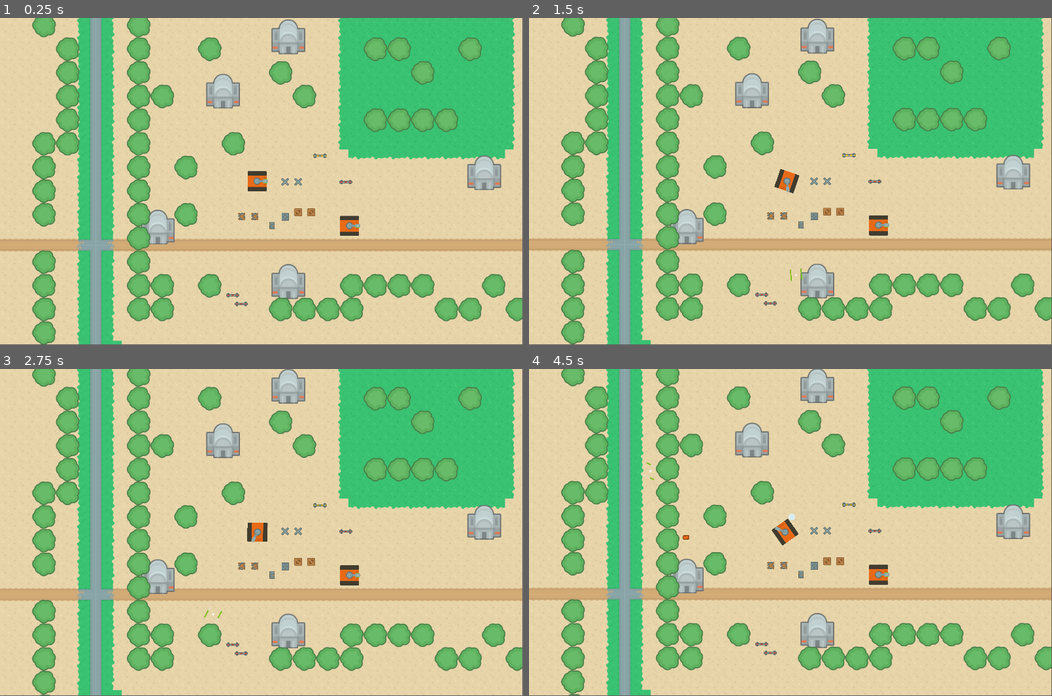
Above: before the commit, frames 1-4 (two rows, left to right).
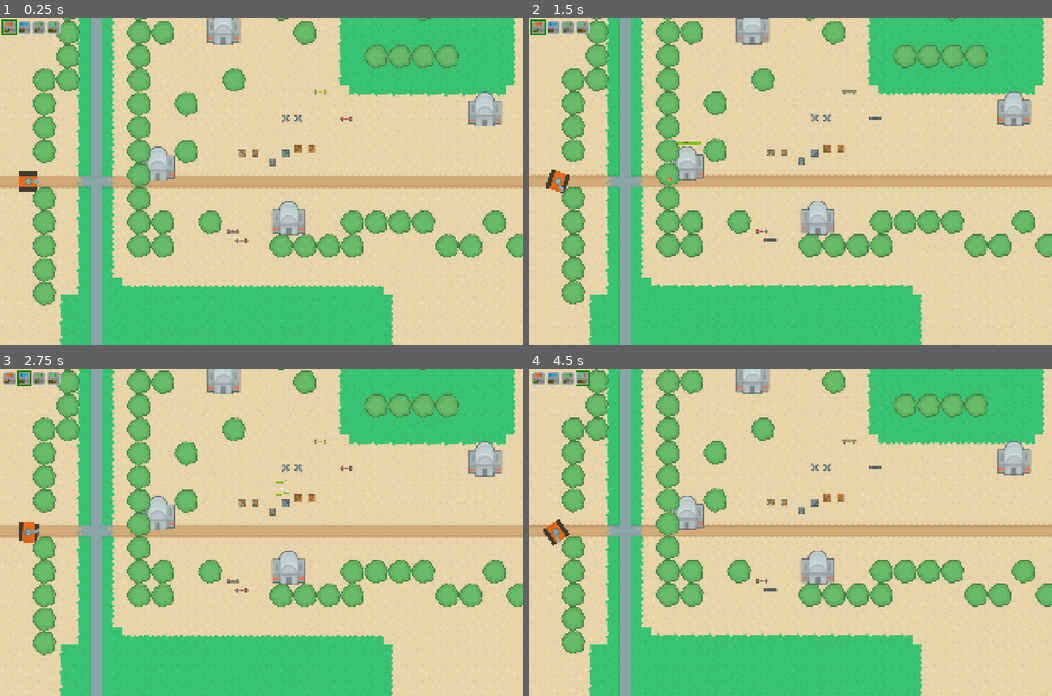
Above: after the commit, the same moments.

Repository: KakCmambnporpawwucmow/tanks_kidz
Game: Godot game, scene res://layers/test.tscn
The game is run twice, just before and just after one commit, with the same random seed, the same clock (stepped at 60 frames per second) and the same inputs.
Inputs (mouse positions are in pixels of both pictures, inside the frame that each line leads up to):
- Up to frame 1 (0.25 s): no input
- Up to frame 2 (1.5 s): tap Enter at 0.5 s; move the mouse to (905, 165) at 0.52 s; press the mouse at (905, 165) at 0.53 s; hold D (rotate_right) from 0.53 s (still down); tap W (move_forward) at 0.77 s; move the mouse to (685, 197) at 1.27 s; release the mouse at (685, 197) at 1.28 s; tap E (ammo_ap) at 1.35 s
- Up to frame 3 (2.75 s): tap W (move_forward) at 1.52 s; click (156, 548) at 1.55 s; move the mouse to (313, 460) at 2.02 s; release D (rotate_right) at 2.03 s; hold A (rotate_left) from 2.03 s (still down); hold R (ammo_he) from 2.03 s (still down); click (313, 460) at 2.3 s
- Up to frame 4 (4.5 s): move the mouse to (764, 597) at 2.77 s; release A (rotate_left) at 2.78 s; release R (ammo_he) at 2.78 s; hold D (rotate_right) 2.78-4.28 s; tap F (ammo_heat) at 2.85 s; tap W (move_forward) at 3.02, 3.77 s; click (764, 597) at 3.05 s; move the mouse to (947, 581) at 3.52 s; hold C (ammo_missile) 3.53-4.28 s; click (947, 581) at 3.8 s; move the mouse to (633, 483) at 4.27 s; hold A (rotate_left) from 4.28 s (still down); click (633, 483) at 4.35 s
In our replay, the window is 799x499 before the commit and 800x500 after it. These sizes can differ from the game's own. Grey fills any space a smaller window leaves; there, only what the larger window draws over its background counts as a difference.

The runs differ from the first frame. In frame 1, 43% of the frame differs, in the area x 0-100%, y 0-100%; in frame 2, 43%; in frame 3, 43%; in frame 4, 43%.
Error before the commit: Attempt to call function 'set_ammo_type' in base 'null instance' on a null instance. (res://entities/tanks/base/tank.gd:33)

Commit message:
UPDATE
Индикация снарядов перенесена из танка в HUD. Добавлен перевод.

Diff:
--- /dev/null
+++ b/entities/misc/ammo_st.gd
@@ -0,0 +1,26 @@
+@tool
+
+extends Panel
+class_name AmmoState
+
+@export var texture:Texture2D = null:
+	set(value):
+		texture = value
+		$MarginContainer/VBoxContainer/view.texture = value
+
+@export var title:String = "?":
+	set(value):
+		title = value
+		$MarginContainer/VBoxContainer/HBoxContainer/title.text = tr(value)
+
+@export var count:int = 0:
+	set(value):
+		count = value
+		$MarginContainer/VBoxContainer/HBoxContainer/count.text = str(count)
+
+@export var bold_state:bool = false:
+	set(value):
+		bold_state = value
+		$bold.visible = bold_state
+
+@export var ammo_type:WeaponSystem.ProjectileType = WeaponSystem.ProjectileType.AP
--- /dev/null
+++ b/entities/misc/ammo_st.tscn
@@ -0,0 +1,93 @@
+[gd_scene load_steps=6 format=3 uid="uid://25h0knnd01n8"]
+
+[ext_resource type="Script" uid="uid://clq06aaj2bdry" path="res://entities/misc/ammo_st.gd" id="1_aqagv"]
+[ext_resource type="Texture2D" uid="uid://dvi5v10167436" path="res://assets/graphics/projectiles/ap_shell.png" id="1_wdv76"]
+
+[sub_resource type="StyleBoxFlat" id="StyleBoxFlat_ncrx1"]
+border_width_left = 3
+border_width_top = 3
+border_width_right = 3
+border_width_bottom = 3
+border_color = Color(0.73333335, 0.8509804, 0.8, 1)
+corner_radius_top_left = 8
+corner_radius_top_right = 8
+corner_radius_bottom_right = 8
+corner_radius_bottom_left = 8
+
+[sub_resource type="LabelSettings" id="LabelSettings_mb5o4"]
+font_color = Color(0.6982777, 0.6898761, 0, 1)
+outline_size = 5
+outline_color = Color(0.02745098, 0.023529412, 0.015686275, 1)
+
+[sub_resource type="LabelSettings" id="LabelSettings_ca7d5"]
+font_size = 12
+outline_size = 4
+outline_color = Color(0.03137255, 0.039215688, 0.039215688, 1)
+
+[node name="ammo_st" type="Panel"]
+custom_minimum_size = Vector2(50, 50)
+anchors_preset = -1
+anchor_right = 0.026
+anchor_bottom = 0.042000003
+offset_right = -49.920002
+offset_bottom = -50.400005
+theme_override_styles/panel = SubResource("StyleBoxFlat_ncrx1")
+script = ExtResource("1_aqagv")
+
+[node name="MarginContainer" type="MarginContainer" parent="."]
+layout_mode = 1
+anchors_preset = 15
+anchor_right = 1.0
+anchor_bottom = 1.0
+grow_horizontal = 2
+grow_vertical = 2
+theme_override_constants/margin_left = 3
+theme_override_constants/margin_top = 3
+theme_override_constants/margin_right = 3
+theme_override_constants/margin_bottom = 3
+
+[node name="VBoxContainer" type="VBoxContainer" parent="MarginContainer"]
+layout_mode = 2
+theme_override_constants/separation = 0
+
+[node name="view" type="TextureRect" parent="MarginContainer/VBoxContainer"]
+custom_minimum_size = Vector2(25, 20)
+layout_mode = 2
+size_flags_horizontal = 4
+texture = ExtResource("1_wdv76")
+expand_mode = 1
+stretch_mode = 5
+
+[node name="HBoxContainer" type="HBoxContainer" parent="MarginContainer/VBoxContainer"]
+layout_mode = 2
+size_flags_horizontal = 4
+theme_override_constants/separation = 3
+alignment = 1
+
+[node name="title" type="Label" parent="MarginContainer/VBoxContainer/HBoxContainer"]
+layout_mode = 2
+size_flags_horizontal = 0
+text = "AP"
+label_settings = SubResource("LabelSettings_mb5o4")
+horizontal_alignment = 1
+vertical_alignment = 1
+
+[node name="count" type="Label" parent="MarginContainer/VBoxContainer/HBoxContainer"]
+layout_mode = 2
+size_flags_horizontal = 4
+text = "00"
+label_settings = SubResource("LabelSettings_ca7d5")
+horizontal_alignment = 1
+vertical_alignment = 1
+
+[node name="bold" type="ReferenceRect" parent="."]
+visible = false
+layout_mode = 1
+anchors_preset = 15
+anchor_right = 1.0
+anchor_bottom = 1.0
+grow_horizontal = 2
+grow_vertical = 2
+border_color = Color(0.039215688, 0.5019608, 0, 1)
+border_width = 4.5
+editor_only = false
--- /dev/null
+++ b/entities/misc/ammo_stat.gd
@@ -0,0 +1,19 @@
+extends HBoxContainer
+class_name AmmoStatistic
+
+@export var tank:Tank = null
+var weapon_system:WeaponSystem = null
+
+func _ready() -> void:
+	assert(tank != null, "AmmoStat: tank must be assigned")
+	weapon_system =  tank.weapon_system
+	assert(weapon_system != null, "AmmoStat: weapon_system must be assigned")
+	weapon_system.send_update.connect(update)
+	update()
+
+func update():
+	var current_ammo_type = weapon_system.get_current_ammo_type()
+	for child in get_children():
+		if child is AmmoState:
+			child.bold_state = child.ammo_type ==  current_ammo_type
+			child.count = weapon_system.get_proj_count(child.ammo_type)
--- /dev/null
+++ b/entities/misc/ammo_stat.tscn
@@ -0,0 +1,43 @@
+[gd_scene load_steps=7 format=3 uid="uid://52vbpdjmqg0y"]
+
+[ext_resource type="Script" uid="uid://b3h5wfxl13x1l" path="res://entities/misc/ammo_stat.gd" id="1_ncrx1"]
+[ext_resource type="Texture2D" uid="uid://dvi5v10167436" path="res://assets/graphics/projectiles/ap_shell.png" id="1_xhpm1"]
+[ext_resource type="PackedScene" uid="uid://25h0knnd01n8" path="res://entities/misc/ammo_st.tscn" id="2_f6nm0"]
+[ext_resource type="Texture2D" uid="uid://boht7lhjuayyi" path="res://assets/graphics/projectiles/tank_bullet3.png" id="2_ncrx1"]
+[ext_resource type="Texture2D" uid="uid://bujjlwtp52vgs" path="res://assets/graphics/projectiles/he_shell.png" id="3_mb5o4"]
+[ext_resource type="Texture2D" uid="uid://bxx8b70nmy7hn" path="res://assets/graphics/projectiles/heat_shell.png" id="4_ca7d5"]
+
+[node name="ammo_stat" type="HBoxContainer"]
+anchors_preset = 14
+anchor_top = 0.5
+anchor_right = 1.0
+anchor_bottom = 0.5
+offset_top = -600.0
+offset_bottom = -560.0
+grow_horizontal = 2
+grow_vertical = 2
+size_flags_horizontal = 3
+script = ExtResource("1_ncrx1")
+
+[node name="ap" parent="." instance=ExtResource("2_f6nm0")]
+layout_mode = 2
+texture = ExtResource("1_xhpm1")
+title = "AP"
+
+[node name="he" parent="." instance=ExtResource("2_f6nm0")]
+layout_mode = 2
+texture = ExtResource("3_mb5o4")
+title = "HE"
+ammo_type = 1
+
+[node name="ht" parent="." instance=ExtResource("2_f6nm0")]
+layout_mode = 2
+texture = ExtResource("4_ca7d5")
+title = "HT"
+ammo_type = 2
+
+[node name="ms" parent="." instance=ExtResource("2_f6nm0")]
+layout_mode = 2
+texture = ExtResource("2_ncrx1")
+title = "MS"
+ammo_type = 3
--- a/entities/projectiles/weapon_system.gd
+++ b/entities/projectiles/weapon_system.gd
@@ -26,6 +26,7 @@
 @export var initial_he_rounds: int = 10
 @export var initial_heat_rounds: int = 5
 @export var initial_missile_rounds: int = 2
+@export var current_ammo_type: ProjectileType = WeaponSystem.ProjectileType.AP
 
 class ProjectileState:
 	var projectile:PackedScene = null
@@ -41,6 +42,8 @@
 var projectile_storage: Dictionary = {}
 var last_reload_time: int = 0
 
+signal send_update()
+
 func _ready():
 	# Инициализация боеприпасов из настроек редактора
 	projectile_storage[ProjectileType.AP] = ProjectileState.new(ap_round, initial_ap_rounds, "AP")
@@ -50,13 +53,13 @@
 	print("WeaponSystem initialized")
 
 # Основные методы стрельбы
-func fire_projectile(projectile_type: ProjectileType, position: Vector2, direction: Vector2) -> bool:
-	if not can_fire(projectile_type):
+func fire_projectile(position: Vector2, direction: Vector2) -> bool:
+	if not can_fire(current_ammo_type):
 		return false
 
-	var projectile = get_projectile_instance(projectile_type)
+	var projectile = get_projectile_instance(current_ammo_type)
 	if projectile == null:
-		push_error("WeaponSystem: No projectile instance assigned for type: ", get_projectile_name(projectile_type))
+		push_error("WeaponSystem: No projectile instance assigned for type: ", get_projectile_name(current_ammo_type))
 		return false
 
 	# Создаем копию снаряда и настраиваем
@@ -65,12 +68,29 @@
 		return false
 
 	# Расходуем боеприпасы и обновляем таймеры
-	consume_ammo(projectile_type)
+	consume_ammo(current_ammo_type)
+	check_ammo()
+	send_update.emit()
 	# Запускаем перезарядку
 	last_reload_time = Time.get_ticks_msec()
-	print("Fired ", get_projectile_name(projectile_type), " round")
+	print("Fired ", get_projectile_name(current_ammo_type), " round")
+	return true
 
-	return true
+func check_ammo():
+	if get_proj_count(current_ammo_type) == 0:
+		for ammo in ProjectileType.values():
+				if switch_ammo_type(ammo):
+					break
+
+func switch_ammo_type(new_type: WeaponSystem.ProjectileType)->bool:
+	if get_proj_count(new_type) > 0:
+		current_ammo_type = new_type
+		print("Switched to: ", get_projectile_name(current_ammo_type))
+		send_update.emit()
+		return true
+	else:
+		print("Cannot switch to ", get_projectile_name(current_ammo_type), " - out of ammo")
+	return false
 
 func get_projectile_instance(projectile_type: ProjectileType) -> Projectile:
 	if projectile_storage[projectile_type].projectile != null:
@@ -130,7 +150,12 @@
 	return "Unknown"
 
 func get_proj_max_load(projectile_type: ProjectileType)->int:
-	return projectile_storage[projectile_type].max_load
+	var state = projectile_storage.get(projectile_type, null)
+	return state.max_load if state != null else 0
 
 func get_proj_count(projectile_type: ProjectileType)->int:
-	return projectile_storage[projectile_type].count
+	var state = projectile_storage.get(projectile_type, null)
+	return state.count if state != null else 0
+
+func get_current_ammo_type()->ProjectileType:
+	return current_ammo_type
--- a/entities/tanks/base/tank.gd
+++ b/entities/tanks/base/tank.gd
@@ -14,7 +14,6 @@
 
 enum ERotate{LEFT, RIGHT, STOP}
 
-var current_ammo_type: WeaponSystem.ProjectileType = WeaponSystem.ProjectileType.AP
 var is_move:bool = false
 var is_rotate:bool = false
 var is_death:bool = false
@@ -28,10 +27,7 @@
 	# Подключаем сигналы здоровья
 	health_component.health_changed.connect(_on_health_changed)
 	health_component.death.connect(_on_death)
-
 	$engine.playing = true
-	$ammo_stat.set_ammo_type(current_ammo_type)
-
 	var trace = $trace
 	remove_child(trace)
 	get_parent().call_deferred("add_child", trace)
@@ -70,26 +66,17 @@
 	if fire_direction == Vector2.ZERO:
 		print("Cannot fire to direction ", fire_direction)
 		return false
-	var success = weapon_system.fire_projectile(current_ammo_type, turret.get_fire_position(), turret.get_fire_direction())
+	var success = weapon_system.fire_projectile(turret.get_fire_position(), turret.get_fire_direction())
 	if success:
 		turret.fire_effect()
 		turret.CD_indicator(weapon_system.reload_time_ms)
-		if weapon_system.get_proj_count(current_ammo_type) == 0:
-			for ammo in WeaponSystem.ProjectileType.values():
-				if switch_ammo_type(ammo):
-					break
-		$ammo_stat.update()
-		print("Fired ", get_ammo_type_name(), " round")
-	else:
-		print("Cannot fire - reloading or out of ammo")
-		return false
-	return true
+		return true
+	return false
 
 func switch_ammo_type(new_type: WeaponSystem.ProjectileType)->bool:
 	if weapon_system.get_proj_count(new_type) > 0:
-		$ammo_stat.set_ammo_type(new_type)
-		current_ammo_type = new_type
-		print("Switched to: ", get_ammo_type_name())
+		weapon_system.switch_ammo_type(new_type)
+		print("Switched to: ", weapon_system.get_projectile_name(new_type))
 		return true
 	else:
 		print("Cannot switch to ", weapon_system.get_projectile_name(new_type), " - out of ammo")
@@ -97,12 +84,6 @@
 
 func rotating_to(position:Vector2):
 	turret.update_position(position)
-
-func get_ammo_type_name() -> String:
-	return weapon_system.get_projectile_name(current_ammo_type)
-
-func get_remaining_ammo() -> int:
-	return weapon_system.get_remaining_ammo(current_ammo_type)
 
 func reload_all_ammo():
 	weapon_system.reload_ammo(WeaponSystem.ProjectileType.AP, 10)
@@ -130,13 +111,6 @@
 		"health_percentage": health_component.get_health_percentage()
 	}
 
-# Метод для получения общей информации о танке
-func get_tank_status() -> Dictionary:
-	var status = get_health_status()
-	status["current_ammo_type"] = get_ammo_type_name()
-	status["remaining_ammo"] = get_remaining_ammo()
-	return status
-
 func _on_animation_animation_finished(anim_name: StringName) -> void:
 	var death_holder_imp = death_holder.instantiate()
 	death_holder_imp.global_position = global_position
--- a/entities/tanks/base/tank.tscn
+++ b/entities/tanks/base/tank.tscn
@@ -12,7 +12,6 @@
 [ext_resource type="PackedScene" uid="uid://bbgt2gksvekjb" path="res://components/character_move_component.tscn" id="10_n8ip8"]
 [ext_resource type="AudioStream" uid="uid://dl2kom5a1lqtm" path="res://assets/sounds/tractor-digs-a-hole.ogg" id="12_pu3tq"]
 [ext_resource type="PackedScene" uid="uid://dgsy215usa2ne" path="res://entities/misc/hp_indicator.tscn" id="14_vyw1x"]
-[ext_resource type="PackedScene" uid="uid://52vbpdjmqg0y" path="res://entities/tanks/base/ammo_stat.tscn" id="15_hjgt5"]
 [ext_resource type="PackedScene" uid="uid://dnk82ft28fnqj" path="res://entities/tanks/base/death_holder.tscn" id="16_vyw1x"]
 [ext_resource type="AudioStream" uid="uid://chjirvo6bj5lu" path="res://assets/sounds/explosion.mp3" id="17_0pyek"]
 [ext_resource type="Texture2D" uid="uid://dv4sqiv4ee42m" path="res://assets/graphics/effects/tank_explosion4.png" id="18_vyw1x"]
@@ -223,9 +222,6 @@
 z_index = 1
 static_spread = 20
 
-[node name="ammo_stat" parent="." node_paths=PackedStringArray("weapon_system") instance=ExtResource("15_hjgt5")]
-weapon_system = NodePath("../WeaponSystem")
-
 [node name="engine" type="AudioStreamPlayer2D" parent="."]
 stream = ExtResource("12_pu3tq")
 volume_db = -22.209
--- a/layers/test.tscn
+++ b/layers/test.tscn
@@ -12,8 +12,9 @@
 [ext_resource type="PackedScene" uid="uid://dbwtyy3t5c5f8" path="res://entities/obstacles/stopper_yellow.tscn" id="6_djk84"]
 [ext_resource type="Texture2D" uid="uid://t0iw120g705a" path="res://assets/graphics/obstacles/tree.png" id="10_w1imp"]
 [ext_resource type="PackedScene" uid="uid://duykyxxm1j4yp" path="res://entities/obstacles/house.tscn" id="12_cubdf"]
+[ext_resource type="PackedScene" uid="uid://52vbpdjmqg0y" path="res://entities/misc/ammo_stat.tscn" id="13_66mth"]
 
-[sub_resource type="TileSetScenesCollectionSource" id="TileSetScenesCollectionSource_lgmnw"]
+[sub_resource type="TileSetScenesCollectionSource" id="TileSetScenesCollectionSource_66mth"]
 scenes/1/scene = ExtResource("2_kwjsn")
 scenes/2/scene = ExtResource("3_dn8cp")
 scenes/3/scene = ExtResource("4_dn8cp")
@@ -53,7 +54,7 @@
 tile_set = SubResource("TileSet_bib83")
 
 [node name="PlayerTank" parent="." instance=ExtResource("1_oifa8")]
-position = Vector2(305, 181)
+position = Vector2(-537, 415)
 
 [node name="Camera2D" type="Camera2D" parent="PlayerTank"]
 limit_left = -640
@@ -62,7 +63,7 @@
 limit_bottom = 1472
 
 [node name="Tank2" parent="." instance=ExtResource("1_oifa8")]
-position = Vector2(645, 345)
+position = Vector2(2057, 417)
 
 [node name="vegetation" type="TileMapLayer" parent="."]
 z_index = 2
@@ -75,3 +76,30 @@
 [node name="builds" type="TileMapLayer" parent="."]
 tile_map_data = PackedByteArray("AAABAP7/AAAAAAAAAQADAPz/AAAAAAAAAQAJAAEAAAAAAAAAAQALAPz/AAAAAAAAAQADAAUAAAAAAAAAAQD//wMAAAAAAAAAAQA=")
 tile_set = SubResource("TileSet_ys8h1")
+
+[node name="CanvasLayer" type="CanvasLayer" parent="."]
+
+[node name="MarginContainer" type="Control" parent="CanvasLayer"]
+layout_mode = 3
+anchors_preset = 15
+anchor_right = 1.0
+anchor_bottom = 1.0
+grow_horizontal = 2
+grow_vertical = 2
+size_flags_horizontal = 3
+size_flags_vertical = 3
+
+[node name="HUD" type="VBoxContainer" parent="CanvasLayer/MarginContainer"]
+z_index = 2
+layout_mode = 0
+offset_left = 10.0
+offset_top = 10.0
+offset_right = 1910.0
+offset_bottom = 1190.0
+
+[node name="top" type="HBoxContainer" parent="CanvasLayer/MarginContainer/HUD"]
+layout_mode = 2
+
+[node name="ammo_stat" parent="CanvasLayer/MarginContainer/HUD/top" node_paths=PackedStringArray("tank") instance=ExtResource("13_66mth")]
+layout_mode = 2
+tank = NodePath("../../../../../PlayerTank")
--- a/project.godot
+++ b/project.godot
@@ -18,6 +18,8 @@
 
 window/size/viewport_width=1920
 window/size/viewport_height=1200
+window/stretch/mode="canvas_items"
+window/stretch/aspect="expand"
 
 [input]
 
@@ -67,6 +69,10 @@
 ]
 }
 
+[internationalization]
+
+locale/translations=PackedStringArray("res://translate/translate.en.translation", "res://translate/translate.ru.translation")
+
 [rendering]
 
 renderer/rendering_method="gl_compatibility"
--- /dev/null
+++ b/translate/translate.csv
@@ -0,0 +1,5 @@
+key,en,ru
+AP,AP,ББ
+HE,HE,ФГ
+HT,HT,КМ
+MS,MS,РК
Not shown, added: entities/misc/ammo_st.gd.uid
Not shown, added: entities/misc/ammo_stat.gd.uid
Not shown: 1 places in entities/tanks/base/tank.tscn that only renumber resources
Not shown: 2 places in layers/test.tscn that only renumber resources
